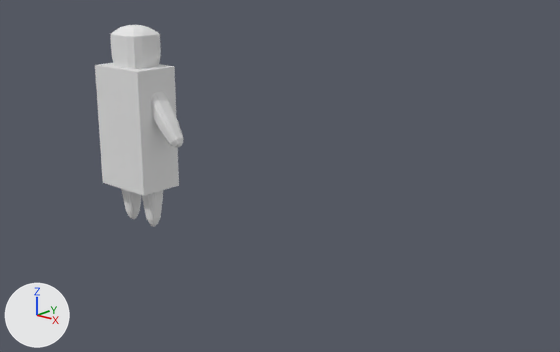
Renders of the Blender file ressources/42_run_character.blend from each side of a commit.
Before and after are seen from a 50 mm lens placed at (22.3, -18.7, 9.5), pointed at (1.2, 5.3, 0.0). Every picture has the same lights, and +X, +Y and +Z are marked at lower left.

The first picture shows 'CharacterLeg.001', 'Cube'.
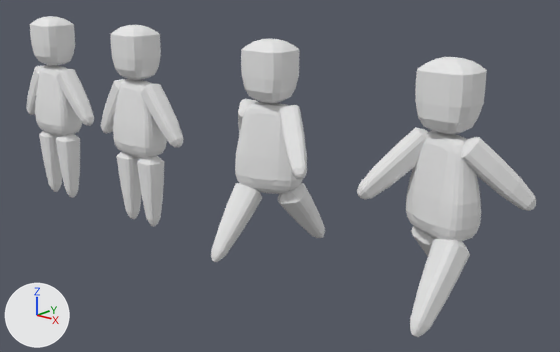
Commit message: push character model avancee

Where the change shows, as pixel boxes [x1, y1, x2, y2] in the pictures (560 x 352 px):
'Character_running_2', added
    after: [357, 57, 536, 337]
'Character_running_1', added
    after: [211, 38, 325, 262]
'Cube', hidden
    before: [95, 63, 179, 196]
'Character_jumping', added
    after: [26, 16, 94, 198]

Patch to the scene script:
```diff
--- a/ressources/42_run_character.blend.py
+++ b/ressources/42_run_character.blend.py
@@ mat_material_004 @@
+mat_material_004 = diffuse_material('Material.004')
+mat_material_004.base_color = (0.8, 0.8, 0.8)  # white #e7e7e7
@@ mat_material_003 @@
+mat_material_003 = diffuse_material('Material.003')
+mat_material_003.base_color = (0.8, 0.8, 0.8)  # white #e7e7e7
@@ mat_material_002 @@
+mat_material_002 = diffuse_material('Material.002')
+mat_material_002.base_color = (0.8, 0.8, 0.8)  # white #e7e7e7
@@ me_cube_008 @@
+me_cube_008.from_pydata(...)  # 1018 vertices, 2012 faces; spans x -2.75..2.88, y -0.84..0.95, z -5.03..4.35
+me_cube_008.materials.append(mat_material_004)  # white #e7e7e7
@@ me_cube_006 @@
+me_cube_006.from_pydata(...)  # 1018 vertices, 2012 faces; spans x -2.61..2.75, y -2.67..2.54, z -4.28..4.35
+me_cube_006.materials.append(mat_material_003)  # white #e7e7e7
@@ me_cube_005 @@
+me_cube_005.from_pydata(...)  # 1018 vertices, 2012 faces; spans x -2.62..2.74, y -2.66..2.55, z -4.28..4.35
+me_cube_005.materials.append(mat_material_002)  # white #e7e7e7
@@ ob_cube @@
 ob_cube.location = (-6.15, 3.59, 1.98)
+ob_cube.hide_viewport = True
@@ ob_character_jumping @@
+ob_character_jumping = bpy.data.objects.new('Character_jumping', me_cube_008)
+ob_character_jumping.location = (-12.79, 3.64, 1.71)
@@ ob_character_running_2 @@
+ob_character_running_2 = bpy.data.objects.new('Character_running_2', me_cube_006)
+ob_character_running_2.location = (10.0, 3.64, 1.71)
@@ ob_character_running_1 @@
+ob_character_running_1 = bpy.data.objects.new('Character_running_1', me_cube_005)
+ob_character_running_1.location = (2.14, 3.64, 1.71)
```
